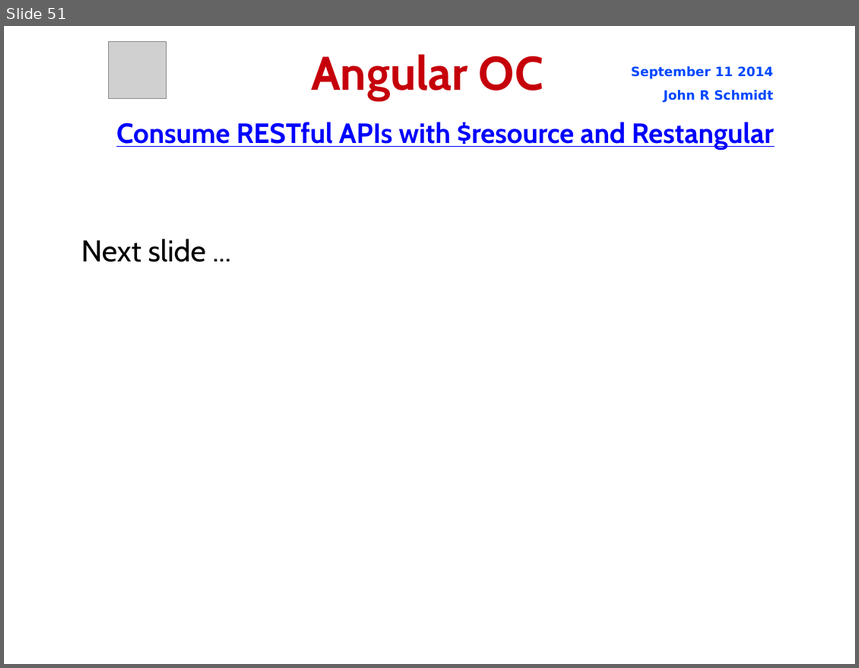
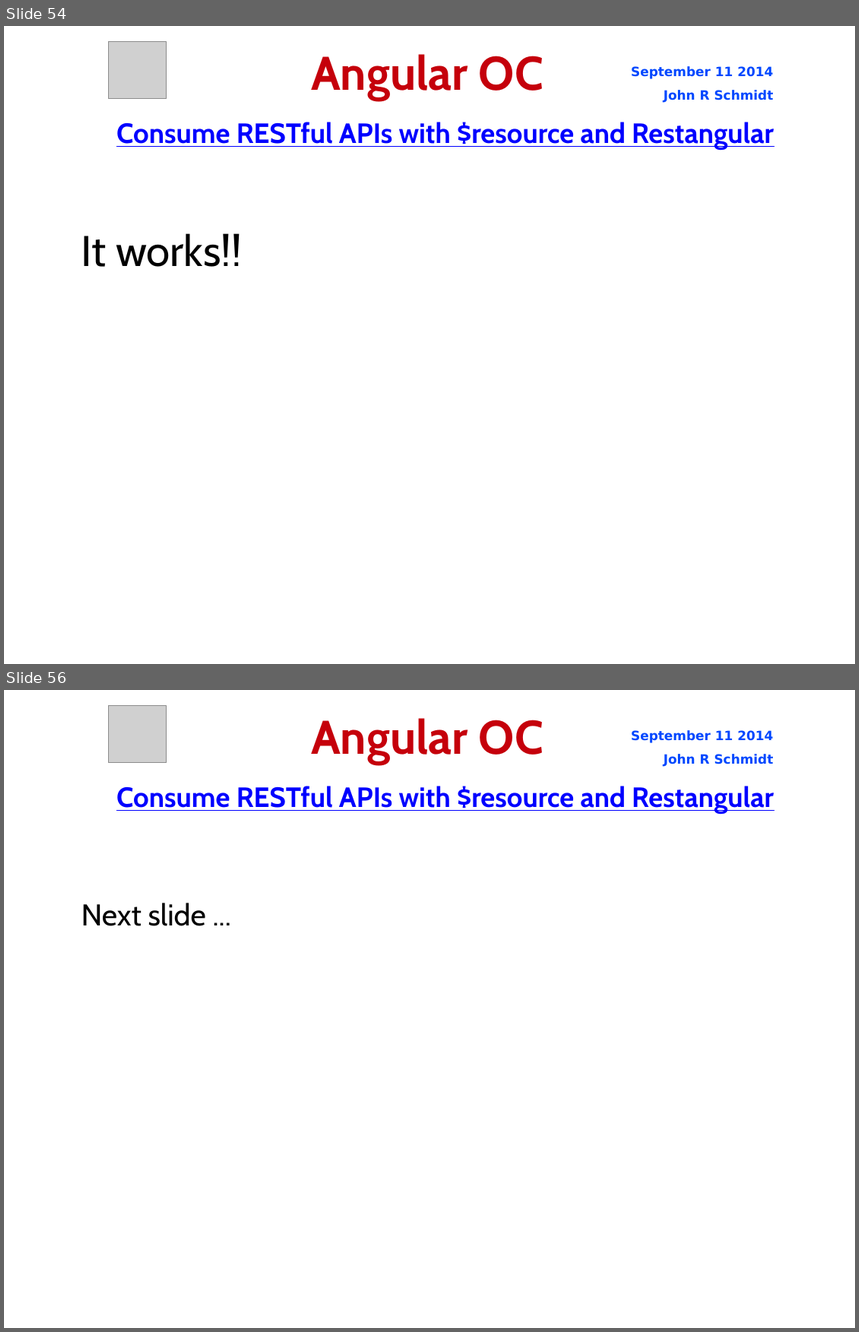
Before and after one commit to jrschmidt/fifa-angular-rest-demo, a slide deck: fifa.odp. Shown one above the other, each under a label of ours: slide 51 before the commit, slides 54 and 56 after it; the slides between them are not shown. The pictures are 859x668 and 859x1332 pixels, drawn with LibreOffice and Linux fonts; fonts in the diff are those of the drawing; grey boxes stand for pictures; background and template pictures are left out. Boxes give left, top, right and bottom in pixels: in the first picture for what was removed or moved away, otherwise in the second. Text is boxed around its words. In the diff, an @@ line names an element or a change of style, - is before the commit and + after.

Commit message:
Restangular succesfully fetches our RESTful data

```diff
--- a/fifa.odp
+++ b/fifa.odp
@@ slide 54 added at bbox=[4, 26, 855, 664], background picture (left out) @@
@@ picture added at bbox=[108, 41, 166, 99] @@
@@ title added at bbox=[311, 54, 544, 100], 44 pt, text #C5000B, bold @@
+Angular OC
@@ text added at bbox=[631, 66, 774, 103], 12 pt, text #0047FF, bold @@
+September 11 2014
+John R Schmidt
@@ text added at bbox=[116, 122, 774, 150], 26 pt, text #0000FF, bold, underline @@
+Consume RESTful APIs with $resource and Restangular
@@ subtitle added at bbox=[82, 233, 242, 267], 40 pt, text #000000 @@
+It works!!
@@ what was slide 51 is now slide 56 @@
```
Also in this commit, not shown: 1 slide changed, 4 other slides added, 1 other file.
